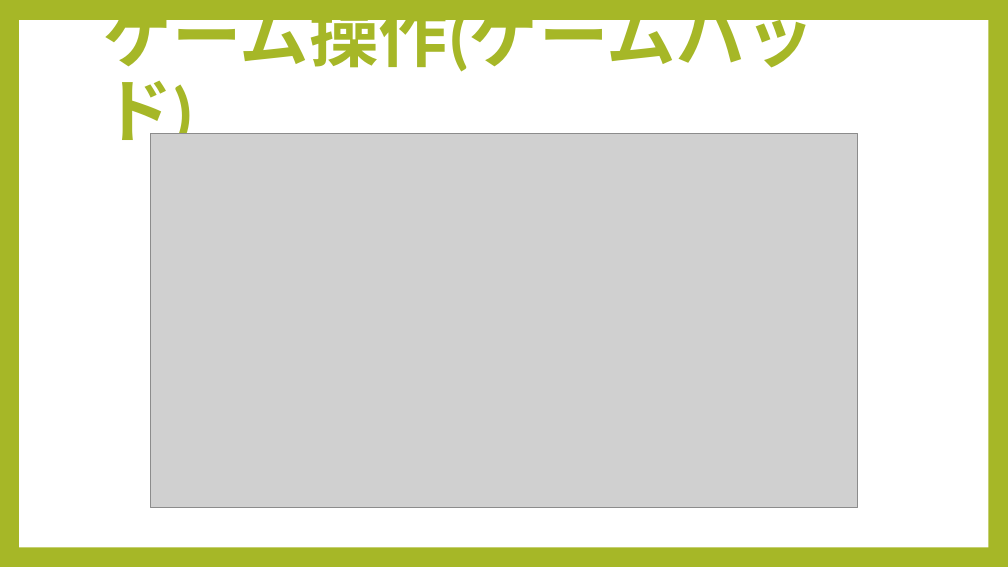
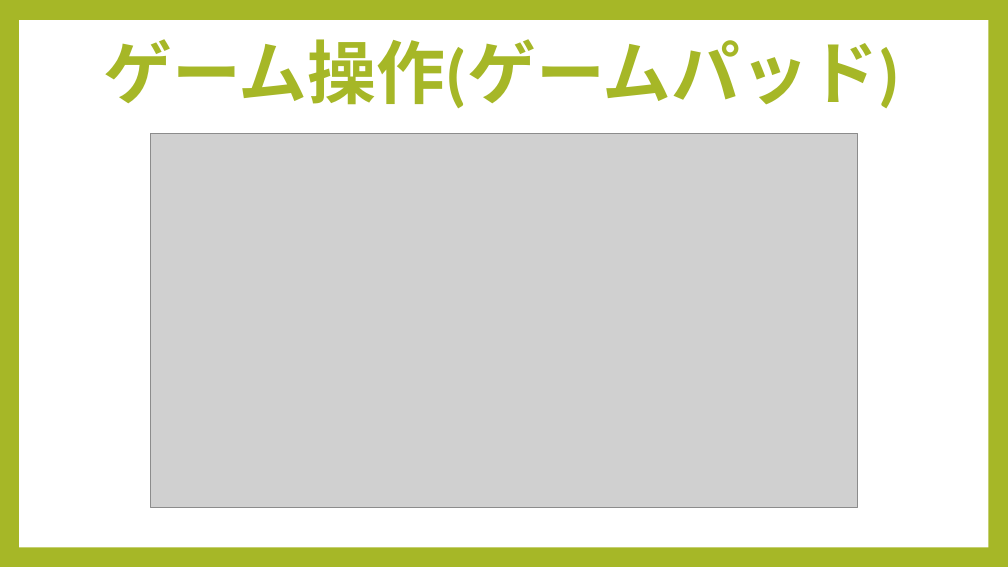
Before and after one commit to Ayu20060301/FightingGameProject, a slide deck: slide 6 of 企画書_格ゲー.pptx. Drawn at 1008x567 pixels with LibreOffice and Linux fonts; fonts in the diff are those of the drawing; grey boxes stand for pictures. Boxes give left, top, right and bottom in pixels: in the first picture for what was removed or moved away, otherwise in the second. Text is boxed around its words. In the diff, an @@ line names an element or a change of style, - is before the commit and + after.

```diff
--- a/企画書_格ゲー.pptx
+++ b/企画書_格ゲー.pptx
@@ title "ゲーム操作(ゲームパッド)" at (x1=103, y1=39, x2=900, y2=109): size 66.1 to 65.6 pt @@
```
Also in this commit, not shown: 2 other slides changed, 18 other files.
